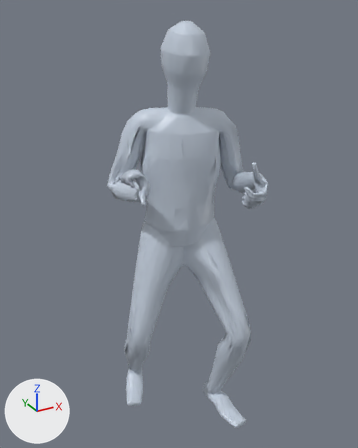
An edit to the glTF model app/assets/anims/Base/dagger_attack_1.glb, drawn before and after from the same camera.
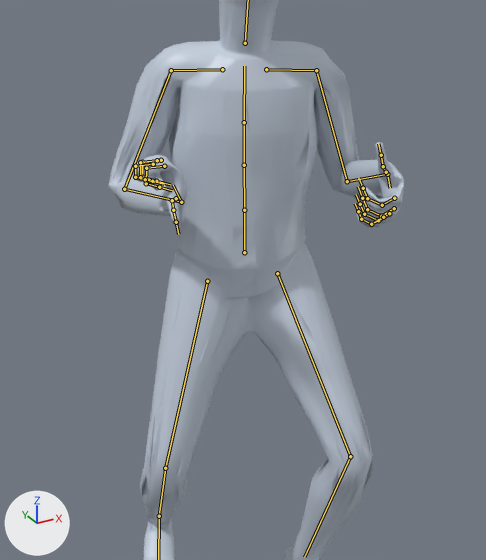
Old and new are each drawn whole from a 50 mm camera at (-0.909, -1.665, 1.725) aimed at (-0.021, -0.051, 0.918) and again close up on the part from 13% to 87% of the width and 19% to 87% of the height. The lights are fixed; the arrows at lower left show +X, +Y and +Z. The older version's two pictures come first. Both versions are drawn at frame 5 of the action 'Animation'; the numbers are the values there. The bones that change, and the others that lie on the model, are drawn over the model as lines in the close-ups.

The first close-up shows 'Body_human_male'.
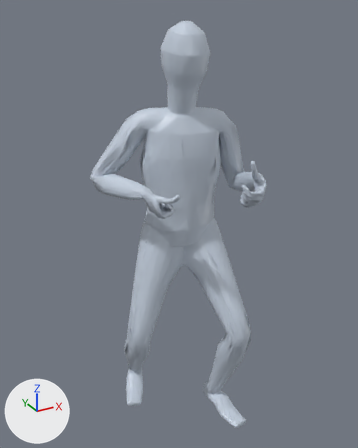
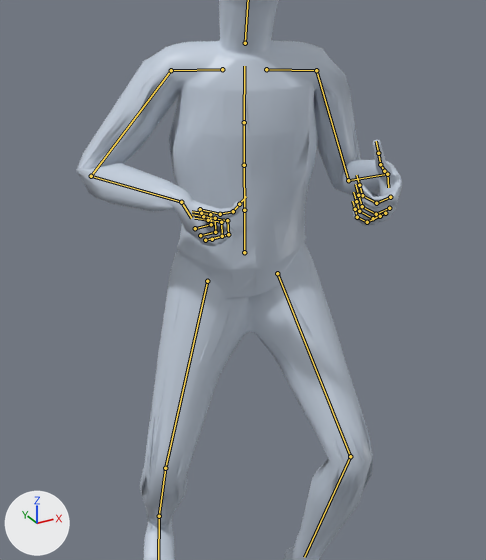
The change in detail:
Bone 'mixamorig:LeftHand' (bone_mixamorig_lefthand) turns from (-25, -22, 51) to (-30, -23, 51) degrees about its own x, y and z.
Bone 'mixamorig:RightArm' (bone_mixamorig_rightarm) turns from (-65, 2, 20) to (-47, -5, 31) degrees about its own x, y and z.
Bone 'mixamorig:RightHand' (bone_mixamorig_righthand) turns from (135, -3, -96) to (-65, 16, -97) degrees about its own x, y and z.

What differs and where, as boxes [x1, y1, x2, y2] in the close-ups (486 x 560 px):
'Body_human_male', posed: before [108, 0, 405, 560]; after [77, 0, 402, 560]
bone 'mixamorig:LeftHand', root to tip: before (387, 174) to (390, 188); after (387, 174) to (388, 187)
bone 'mixamorig:RightArm', root to tip: before (171, 70) to (124, 189); after (171, 70) to (91, 176)
bone 'mixamorig:RightHand', root to tip: before (181, 202) to (173, 185); after (181, 202) to (191, 218)
